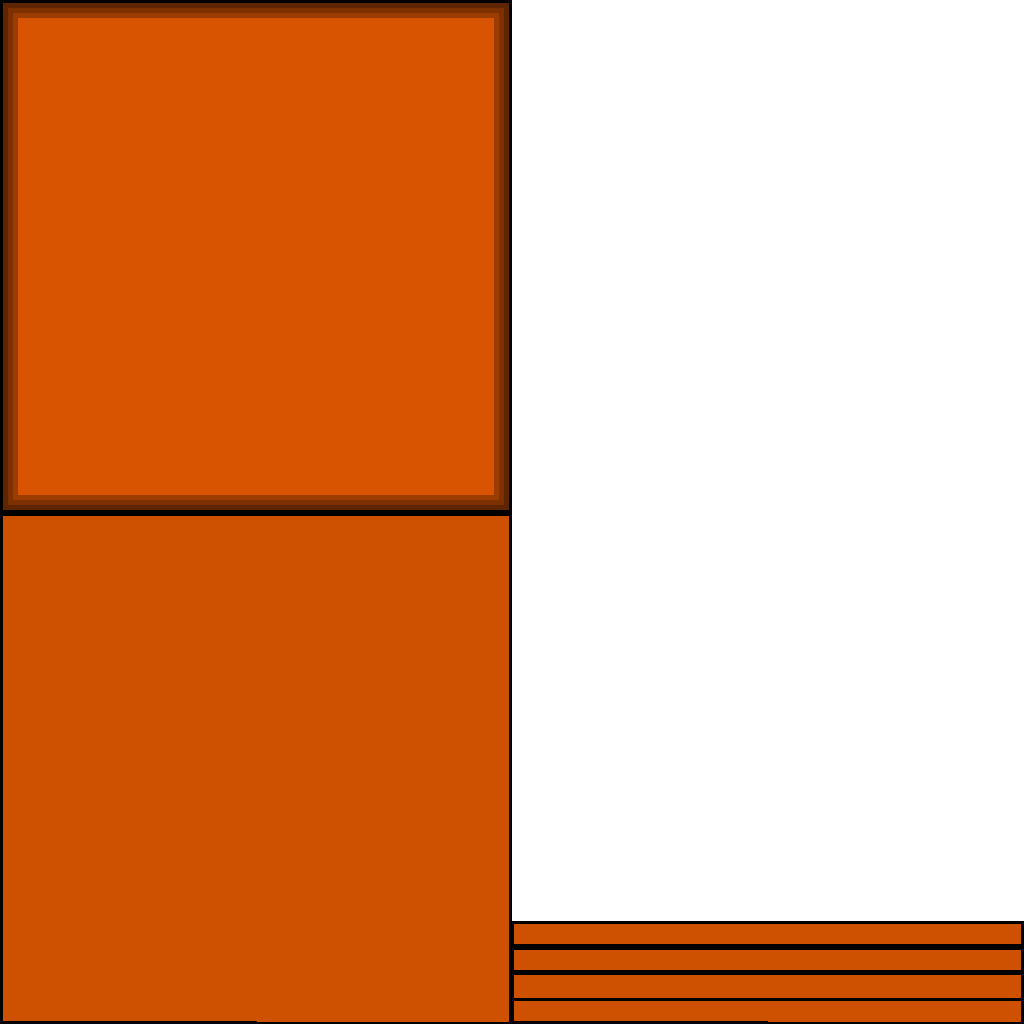
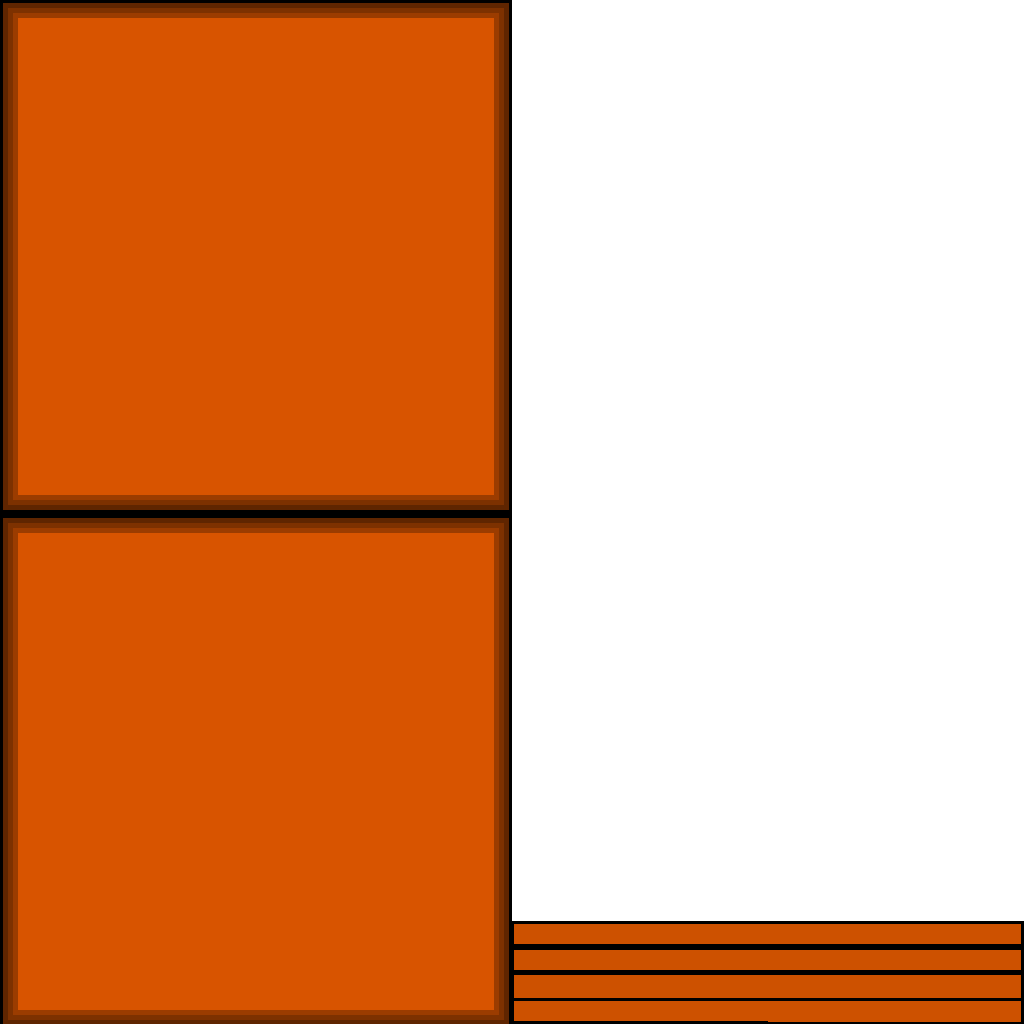
Layer changes from the first 1024 × 1024 image to the second:
painted on "outline copy" over (x1=3, y1=516, x2=509, y2=1024)
